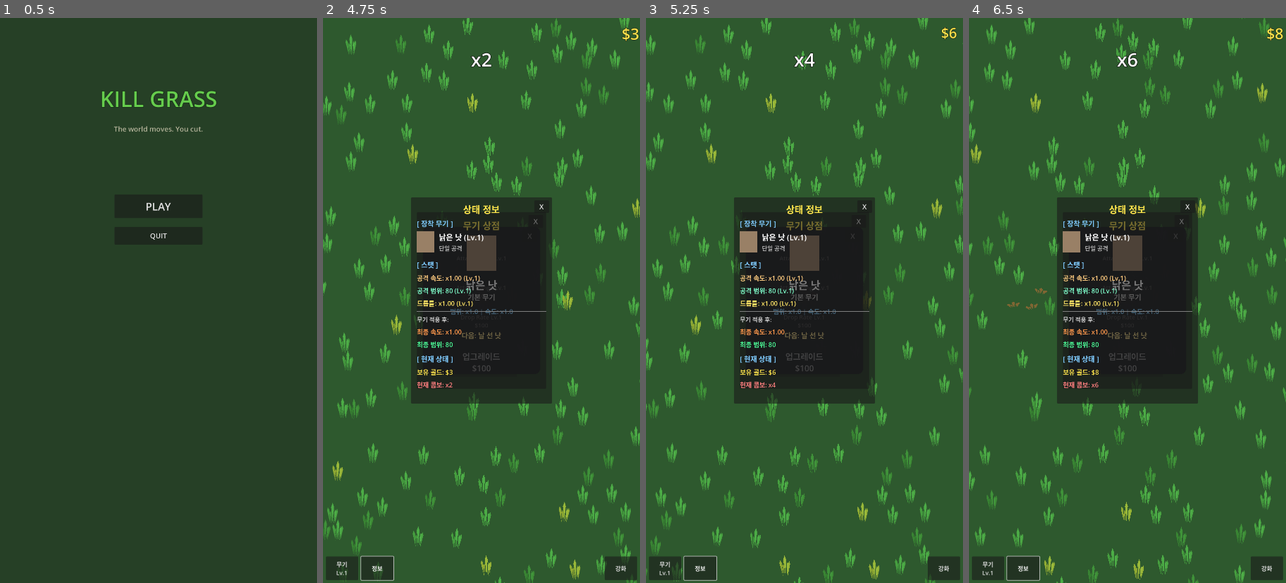
Above: before the commit, frames 1-4 (left to right).
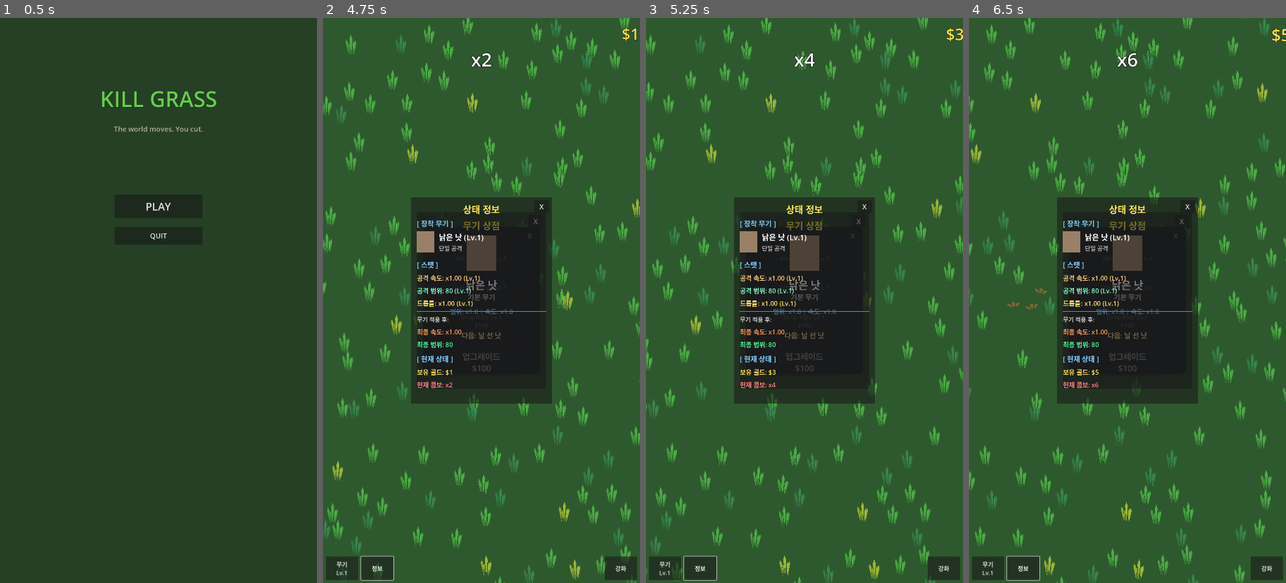
Above: after the commit, the same moments.

Repository: yellyB/game-kill_grass
Game: Godot game, scene res://scenes/ui/main_menu.tscn
Same seed, same stepped clock (60 frames per second), same inputs: the game is played once before the commit and once after it.
Inputs (mouse positions are in pixels of both pictures, inside the frame that each line leads up to):
- Up to frame 1 (0.5 s): no input
- Up to frame 2 (4.75 s): click "PLAY" at 0.5 s; click "강화" at 1.25 s; click "무기 Lv.1" at 2 s; click "정보" at 2.75 s; click "X" at 3.5 s; move the mouse to (551, 272) at 4.27 s; hold D (move_right) from 4.28 s (still down); click (551, 272) at 4.42 s
- Up to frame 3 (5.25 s): release D (move_right) at 5 s; drag from (741, 328) to (652, 46) at 5.02 s
- Up to frame 4 (6.5 s): move the mouse to (1159, 176) at 5.77 s; hold D (move_right) from 5.78 s (still down)

Frame 1 is identical in both runs. In frame 2, less than 0.1% of the frame differs, in the area x 39-100%, y 1-64%; in frame 3, 0.1%; in frame 4, 0.1%.

Commit message:
Fix combo bonus calculation and grass drop values
- Change combo bonus from 10% to 3% per combo
- Use combo at grass-cut time instead of collection time
- Set fixed drop values: normal=1, tough=5, golden=10
- Fix floating text initialization order (@onready timing)
- Fix hud.gd indentation (tabs to spaces)

Co-Authored-By: Claude Opus 4.5 <noreply@anthropic.com>

Diff:
--- a/autoload/game_manager.gd
+++ b/autoload/game_manager.gd
@@ -36,13 +36,15 @@
 			end_combo()
 
 func add_money(amount: int) -> void:
-	var bonus = 1.0 + (combo * 0.1)  # 10% bonus per combo
+	var bonus = 1.0 + (combo * 0.03)  # 3% bonus per combo
 	var final_amount = int(amount * bonus)
 	money += final_amount
 	money_changed.emit(money)
 
-func add_money_with_breakdown(amount: int) -> Dictionary:
-	var combo_multiplier = combo * 0.1  # 10% per combo
+func add_money_with_breakdown(amount: int, use_combo: int = -1) -> Dictionary:
+	# Use provided combo or current combo
+	var effective_combo = use_combo if use_combo >= 0 else combo
+	var combo_multiplier = effective_combo * 0.03  # 3% per combo
 	var combo_bonus = int(amount * combo_multiplier)
 	var total = amount + combo_bonus
 	money += total
--- a/scripts/coin.gd
+++ b/scripts/coin.gd
@@ -11,6 +11,7 @@
 var is_being_collected: bool = false
 var is_collected: bool = false
 var velocity: Vector2 = Vector2.ZERO
+var combo_at_cut: int = 0  # Combo value when grass was cut
 
 @onready var visual: Node2D = $Visual
 @onready var collision: CollisionShape2D = $CollisionShape2D
@@ -82,7 +83,8 @@
 		return
 	is_collected = true
 
-	var breakdown = GameManager.add_money_with_breakdown(value)
+	# Use combo at the time grass was cut
+	var breakdown = GameManager.add_money_with_breakdown(value, combo_at_cut)
 
 	# Spawn floating text at coin position
 	spawn_floating_text(breakdown.base, breakdown.combo_bonus)
@@ -100,14 +102,18 @@
 func spawn_floating_text(base_amount: int, combo_bonus: int) -> void:
 	var floating_text = FloatingTextScene.instantiate()
 	floating_text.position = position
+
+	# Add to tree first so @onready variables are initialized
+	get_parent().add_child(floating_text)
+	# Then setup the values
 	floating_text.setup(base_amount, combo_bonus)
-
-	# Add to same parent (WorldRoot) so it stays at world position
-	get_parent().add_child(floating_text)
 
 func set_value(new_value: int) -> void:
 	value = new_value
 	update_visual()
+
+func set_combo_at_cut(combo: int) -> void:
+	combo_at_cut = combo
 
 func update_visual() -> void:
 	if not visual:
--- a/scripts/grass.gd
+++ b/scripts/grass.gd
@@ -113,6 +113,8 @@
 	var spawn_pos = position + get_parent().position  # grass position + GrassSpawner position
 	coin.position = spawn_pos
 	coin.set_value(value)
+	# Store current combo at the time of grass cut
+	coin.set_combo_at_cut(GameManager.combo)
 	# Add to WorldRoot so it moves with the world
 	var world_root = get_parent().get_parent()  # GrassSpawner -> WorldRoot
 	world_root.add_child(coin)
--- a/scripts/grass_spawner.gd
+++ b/scripts/grass_spawner.gd
@@ -137,9 +137,9 @@
 	normal_grass.max_health = 1
 	normal_grass.regen_time = 5.0
 	normal_grass.min_drop_value = 1
-	normal_grass.max_drop_value = 3
-	normal_grass.drop_chance = 0.9
-	normal_grass.color = Color(0.3, 0.7, 0.3)
+	normal_grass.max_drop_value = 1
+	normal_grass.drop_chance = 1.0
+	normal_grass.color = Color(0.3, 0.7, 0.3)  # 밝은 초록
 	normal_grass.cut_color = Color(0.5, 0.4, 0.2)
 
 	var tough_grass = GrassData.new()
@@ -147,19 +147,19 @@
 	tough_grass.max_health = 3
 	tough_grass.regen_time = 8.0
 	tough_grass.min_drop_value = 5
-	tough_grass.max_drop_value = 10
-	tough_grass.drop_chance = 0.95
-	tough_grass.color = Color(0.2, 0.5, 0.2)
-	tough_grass.cut_color = Color(0.4, 0.35, 0.15)
+	tough_grass.max_drop_value = 5
+	tough_grass.drop_chance = 1.0
+	tough_grass.color = Color(0.15, 0.4, 0.35)  # 청록색 (구분용)
+	tough_grass.cut_color = Color(0.3, 0.35, 0.25)
 
 	var golden_grass = GrassData.new()
 	golden_grass.grass_name = "Golden Grass"
 	golden_grass.max_health = 2
 	golden_grass.regen_time = 15.0
-	golden_grass.min_drop_value = 15
-	golden_grass.max_drop_value = 30
+	golden_grass.min_drop_value = 10
+	golden_grass.max_drop_value = 10
 	golden_grass.drop_chance = 1.0
-	golden_grass.color = Color(0.9, 0.8, 0.2)
+	golden_grass.color = Color(0.9, 0.8, 0.2)  # 황금색
 	golden_grass.cut_color = Color(0.6, 0.5, 0.1)
 
 	grass_data_list.append(normal_grass)
--- a/scripts/hud.gd
+++ b/scripts/hud.gd
@@ -8,73 +8,73 @@
 var target_money: int = 0
 
 func _ready() -> void:
-	GameManager.money_changed.connect(_on_money_changed)
-	GameManager.combo_changed.connect(_on_combo_changed)
-	GameManager.combo_ended.connect(_on_combo_ended)
+  GameManager.money_changed.connect(_on_money_changed)
+  GameManager.combo_changed.connect(_on_combo_changed)
+  GameManager.combo_ended.connect(_on_combo_ended)
 
-	# Initialize display
-	displayed_money = GameManager.money
-	target_money = GameManager.money
-	update_money_display()
-	combo_container.visible = false
+  # Initialize display
+  displayed_money = GameManager.money
+  target_money = GameManager.money
+  update_money_display()
+  combo_container.visible = false
 
 func _process(delta: float) -> void:
-	# Smooth money counter
-	if displayed_money != target_money:
-		var diff = target_money - displayed_money
-		var change = int(max(abs(diff) * delta * 10, 1))
-		if diff > 0:
-			displayed_money = min(displayed_money + change, target_money)
-		else:
-			displayed_money = max(displayed_money - change, target_money)
-		update_money_display()
+  # Smooth money counter
+  if displayed_money != target_money:
+    var diff = target_money - displayed_money
+    var change = int(max(abs(diff) * delta * 10, 1))
+    if diff > 0:
+      displayed_money = min(displayed_money + change, target_money)
+    else:
+      displayed_money = max(displayed_money - change, target_money)
+    update_money_display()
 
 func _on_money_changed(new_amount: int) -> void:
-	target_money = new_amount
-	# Pop effect on money label
-	var tween = create_tween()
-	tween.tween_property(money_label, "scale", Vector2(1.2, 1.2), 0.05)
-	tween.tween_property(money_label, "scale", Vector2(1.0, 1.0), 0.1)
+  target_money = new_amount
+  # Pop effect on money label
+  var tween = create_tween()
+  tween.tween_property(money_label, "scale", Vector2(1.2, 1.2), 0.05)
+  tween.tween_property(money_label, "scale", Vector2(1.0, 1.0), 0.1)
 
 func _on_combo_changed(new_combo: int) -> void:
-	combo_container.visible = true
-	combo_label.text = "x" + str(new_combo)
+  combo_container.visible = true
+  combo_label.text = "x" + str(new_combo)
 
-	# Pop effect
-	var tween = create_tween()
-	combo_label.scale = Vector2(1.5, 1.5)
-	tween.tween_property(combo_label, "scale", Vector2(1.0, 1.0), 0.15)
+  # Pop effect
+  var tween = create_tween()
+  combo_label.scale = Vector2(1.5, 1.5)
+  tween.tween_property(combo_label, "scale", Vector2(1.0, 1.0), 0.15)
 
-	# Color based on combo
-	if new_combo >= 50:
-		combo_label.add_theme_color_override("font_color", Color(1.0, 0.2, 0.2))
-	elif new_combo >= 20:
-		combo_label.add_theme_color_override("font_color", Color(1.0, 0.5, 0.0))
-	elif new_combo >= 10:
-		combo_label.add_theme_color_override("font_color", Color(1.0, 0.8, 0.0))
-	else:
-		combo_label.add_theme_color_override("font_color", Color(1.0, 1.0, 1.0))
+  # Color based on combo
+  if new_combo >= 50:
+    combo_label.add_theme_color_override("font_color", Color(1.0, 0.2, 0.2))
+  elif new_combo >= 20:
+    combo_label.add_theme_color_override("font_color", Color(1.0, 0.5, 0.0))
+  elif new_combo >= 10:
+    combo_label.add_theme_color_override("font_color", Color(1.0, 0.8, 0.0))
+  else:
+    combo_label.add_theme_color_override("font_color", Color(1.0, 1.0, 1.0))
 
 func _on_combo_ended() -> void:
-	# Fade out combo
-	var tween = create_tween()
-	tween.tween_property(combo_container, "modulate:a", 0.0, 0.3)
-	await tween.finished
-	combo_container.visible = false
-	combo_container.modulate.a = 1.0
+  # Fade out combo
+  var tween = create_tween()
+  tween.tween_property(combo_container, "modulate:a", 0.0, 0.3)
+  await tween.finished
+  combo_container.visible = false
+  combo_container.modulate.a = 1.0
 
 func update_money_display() -> void:
-	money_label.text = "$" + format_number(displayed_money)
+  money_label.text = "$" + format_number(displayed_money)
 
 func format_number(num: int) -> String:
-	var str_num = str(num)
-	var result = ""
-	var count = 0
+  var str_num = str(num)
+  var result = ""
+  var count = 0
 
-	for i in range(str_num.length() - 1, -1, -1):
-		if count > 0 and count % 3 == 0:
-			result = "," + result
-		result = str_num[i] + result
-		count += 1
+  for i in range(str_num.length() - 1, -1, -1):
+    if count > 0 and count % 3 == 0:
+      result = "," + result
+    result = str_num[i] + result
+    count += 1
 
-	return result
+  return result
